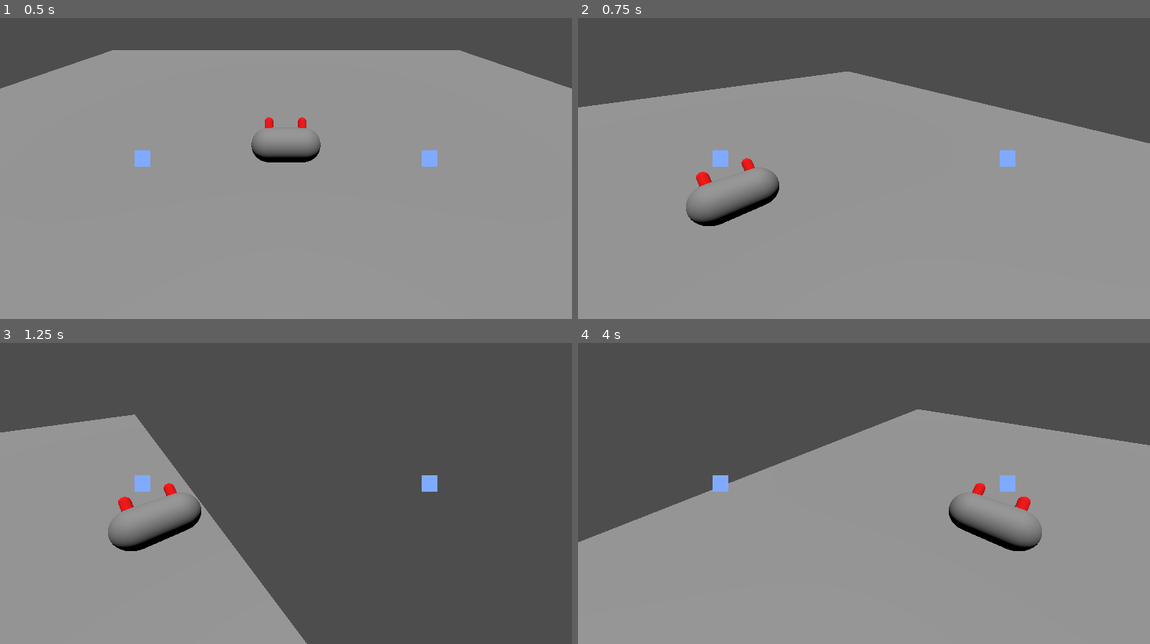
Above: before the commit, frames 1-4 (two rows, left to right).
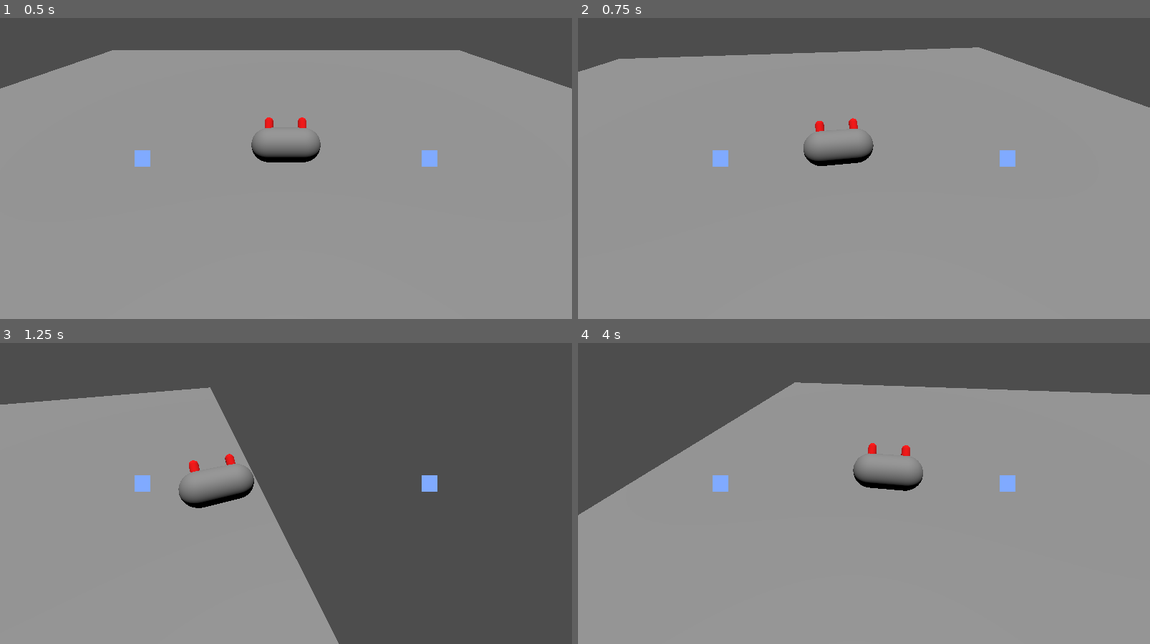
Above: after the commit, the same moments.

Repository: romeshdev/GGJ25
Game: Godot game, scene res://game/RootGame.tscn
Two runs of this game, one before a commit and one after it. Both use one fixed random seed, a clock stepped at 60 frames per second and the inputs below.
Inputs:
- Up to frame 1 (0.5 s): no input
- Up to frame 2 (0.75 s): tap Enter (ui_accept) at 0.5 s; hold D (crab_strafe_right) from 0.53 s (still down)
- Up to frame 3 (1.25 s): keep holding D (crab_strafe_right); tap Enter (ui_accept) at 0.77 s
- Up to frame 4 (4 s): release D (crab_strafe_right) at 1.28 s; hold Down (ui_down) 1.28-2.03 s; tap Enter (ui_accept) at 1.52, 3.02, 3.77 s; hold D (crab_strafe_right) 2.03-2.78 s; hold Up (ui_up) 2.78-3.53 s; hold A (crab_strafe_left) from 3.53 s (still down)

Frame 1 is identical in both runs. In frame 2, 15% of the frame differs, in the area x 0-100%, y 9-70%; in frame 3, 12%; in frame 4, 17%, in the area x 0-100%, y 13-70%.

Commit message:
smooth crab head checks

Diff:
--- a/crab/CrabBehaviour.gd
+++ b/crab/CrabBehaviour.gd
@@ -17,6 +17,7 @@
 
 var rotation_speed : float = 0.0
 var input_rotation : float = 0.0
+var camera_target_lateral : float = 0.5
 
 @export var cameraTarget : Node3D
 @export var cameraTargetStrafeLeft : Node3D
@@ -75,7 +76,8 @@
 
 	# Update camera target based on strafe
 	var targetInterpolation : float = (input_strafe + 1) / 2
-	cameraTarget.global_position = cameraTargetStrafeLeft.global_position.lerp(cameraTargetStrafeRight.global_position, targetInterpolation)
+	camera_target_lateral = lerp(camera_target_lateral, targetInterpolation, delta)
+	cameraTarget.global_position = cameraTargetStrafeLeft.global_position.lerp(cameraTargetStrafeRight.global_position, camera_target_lateral)
 
 	# Handle friction
 	var deceleration = STRAFE_DECELERATION * delta
